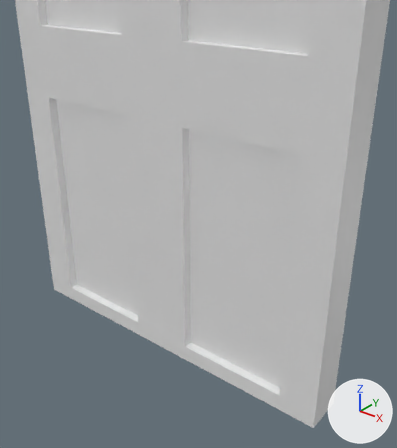
What one commit did to the FBX model Assets/Assets/House Items/Door w Handle.fbx.
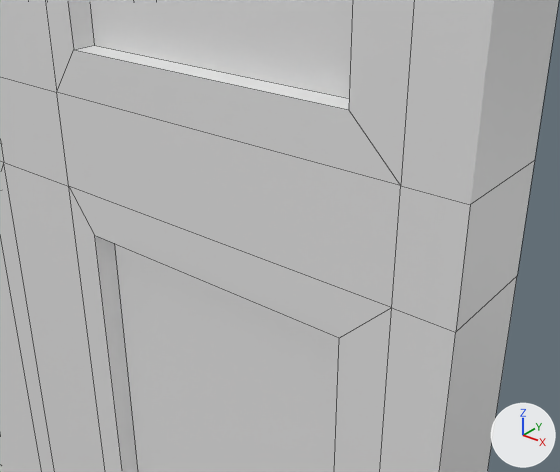
Each version appears first whole from a camera (50 mm lens) standing at (-6.283, -5.416, 3.13) and looking at (-6.919, -4.621, 2.637), and next in a close-up from a camera (50 mm lens) standing at (-6.497, -4.89, 3.124) and looking at (-6.856, -4.441, 2.846). The axes (+X, +Y, +Z) are drawn at lower right. The lights are the same throughout. The close-ups show mesh edges as thin lines. Where no turn or scale is listed for an object, it has been applied to the vertices.

The scene before the commit, as lines of its bpy script (objects in view):
```python
me_mesh = bpy.data.meshes.new('Mesh')
me_mesh.from_pydata(...)  # 112 vertices, 110 faces; spans x -0.07..0.98, y -0.05..0.06, z 0.0..2.1
ob_door = bpy.data.objects.new('Door', me_mesh)
ob_door.location = (-7.6809, -4.3686, 2.0531)
```
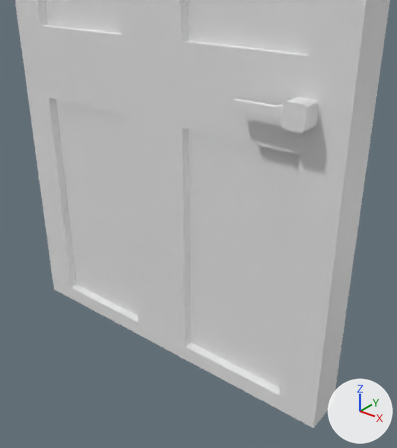
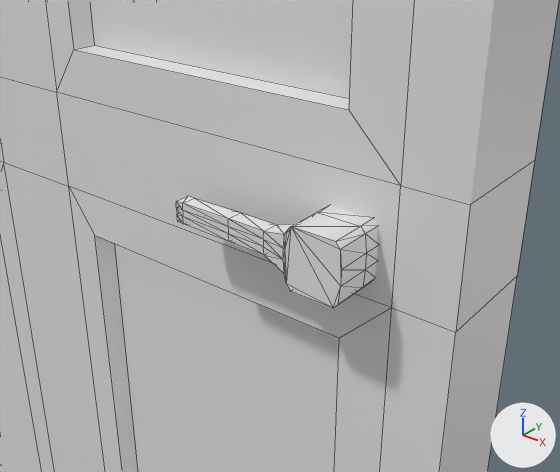
The change, as a list of edits to the scene's bpy script:
```text
Add me_mesh_002:
    me_mesh_002.from_pydata(...)  # 76 vertices, 148 faces; spans x -0.154..0.026, y -0.04..0.012, z -0.034..0.023
Add ob_doorhandle_001:
    ob_doorhandle_001 = bpy.data.objects.new('Doorhandle.001', me_mesh_002)
    ob_doorhandle_001.location = (-6.7998, -4.4322, 2.8537)
```

Location of each change, (x1, y1, x2, y2) in pixels of the close-ups (560 x 472 px):
'Doorhandle.001', added: after (176, 196, 378, 308)
